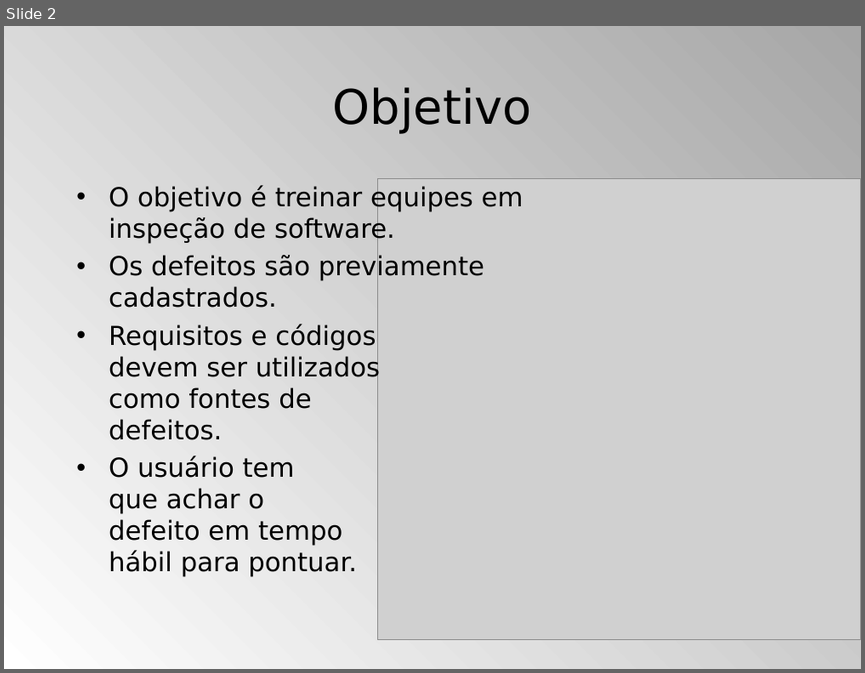
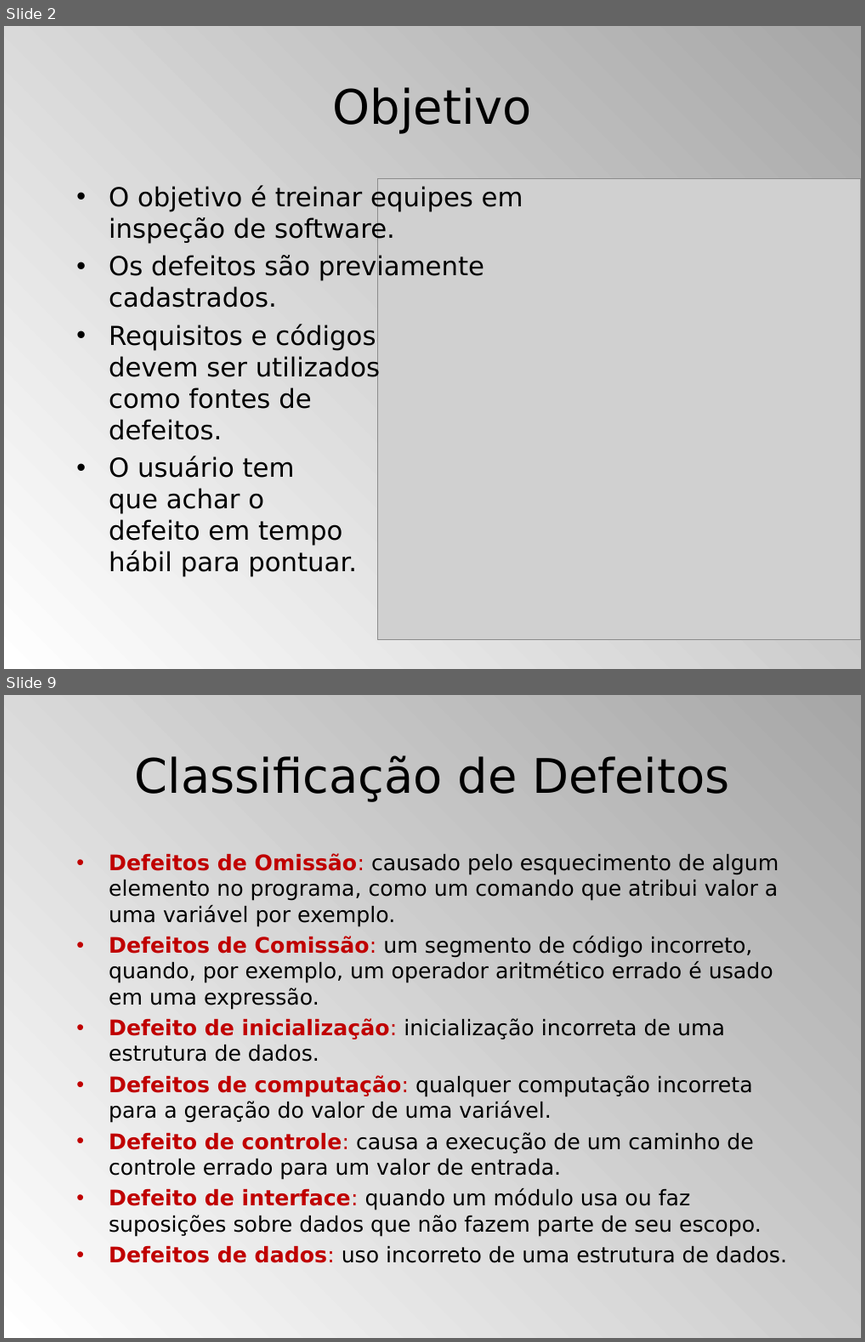
Before and after one commit to ms-uerj/appcodeinspector, a slide deck: Resources/Documentos/Terceiro Seminário.ppt. Shown one above the other, each under a label of ours: slide 2 before the commit, slides 2 and 9 after it; the slides between them are not shown. The pictures are 865x673 and 865x1342 pixels, drawn with LibreOffice and Linux fonts; fonts in the diff are those of the drawing; grey boxes stand for pictures. Boxes give left, top, right and bottom in pixels: in the first picture for what was removed or moved away, otherwise in the second. Text is boxed around its words. In the diff, an @@ line names an element or a change of style, - is before the commit and + after.

```diff
--- a/Resources/Documentos/Terceiro Seminário.ppt
+++ b/Resources/Documentos/Terceiro Seminário.ppt
@@ slide 9 added at (4,695,861,1338), background gradient #FFFFFF to #A6A6A6 @@
@@ title added at (135,755,729,802), 40 pt, text #000000 @@
+Classificação de Defeitos
@@ text added at (109,853,787,1263), 18 pt, text #000000 @@
+• Defeitos de Omissão: causado pelo esquecimento de algum elemento no programa, como um comando que atribui valor a uma variável por exemplo.
+• Defeitos de Comissão: um segmento de código incorreto, quando, por exemplo, um operador aritmético errado é usado em uma expressão.
+• Defeito de inicialização: inicialização incorreta de uma estrutura de dados.
+• Defeitos de computação: qualquer computação incorreta para a geração do valor de uma variável.
+• Defeito de controle: causa a execução de um caminho de controle errado para um valor de entrada.
+• Defeito de interface: quando um módulo usa ou faz suposições sobre dados que não fazem parte de seu escopo.
+• Defeitos de dados: uso incorreto de uma estrutura de dados.
```
Also in this commit, not shown: 3 slides changed, 5 other slides added, 1 slide removed.
